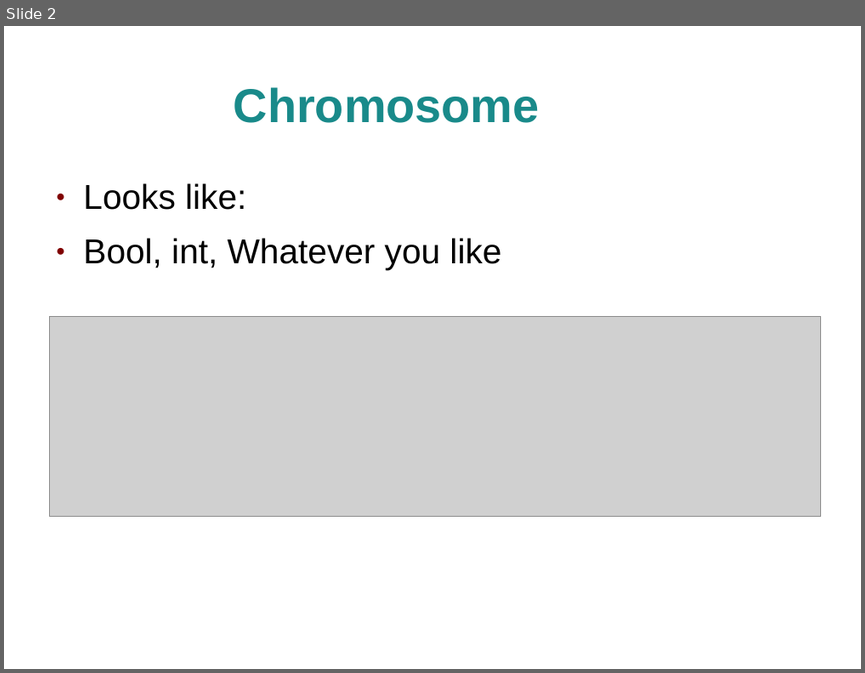
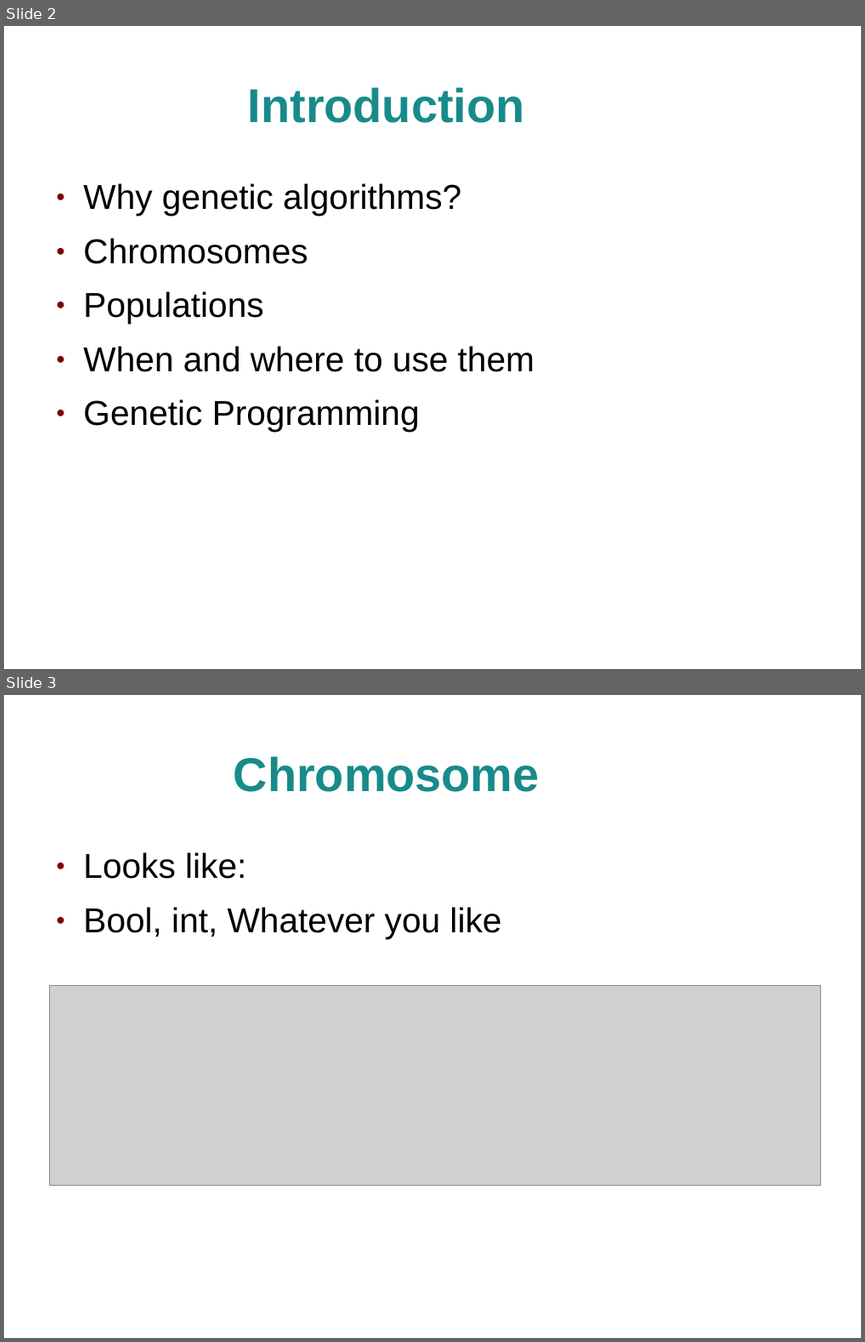
Before and after one commit to craignicol/geneticalgorithmtemplates, a slide deck: talks-and-presentations/techmeetup-glasgow-20090701/GeneticAlgorithms.ppt. Shown one above the other, each under a label of ours: slide 2 before the commit, slides 2 and 3 after it. The pictures are 865x673 and 865x1342 pixels, drawn with LibreOffice and Linux fonts; fonts in the diff are those of the drawing; grey boxes stand for pictures; background and template pictures are left out. Boxes give left, top, right and bottom in pixels: in the first picture for what was removed or moved away, otherwise in the second. Text is boxed around its words. In the diff, an @@ line names an element or a change of style, - is before the commit and + after.

```diff
--- a/talks-and-presentations/techmeetup-glasgow-20090701/GeneticAlgorithms.ppt
+++ b/talks-and-presentations/techmeetup-glasgow-20090701/GeneticAlgorithms.ppt
@@ slide 2 added at bbox=[4, 26, 861, 669], background picture (left out) @@
@@ title added at bbox=[248, 87, 524, 123], 44 pt, text #198A8A, bold @@
+Introduction
@@ text added at bbox=[83, 183, 534, 431], 32 pt, text #000000 @@
+● Why genetic algorithms?
+● Chromosomes
+● Populations
+● When and where to use them
+● Genetic Programming
@@ what was slide 2 is now slide 3 @@
```
Also in this commit, not shown: 7 slides changed, 1 other slide added, 2 slides removed, 1 other file.
